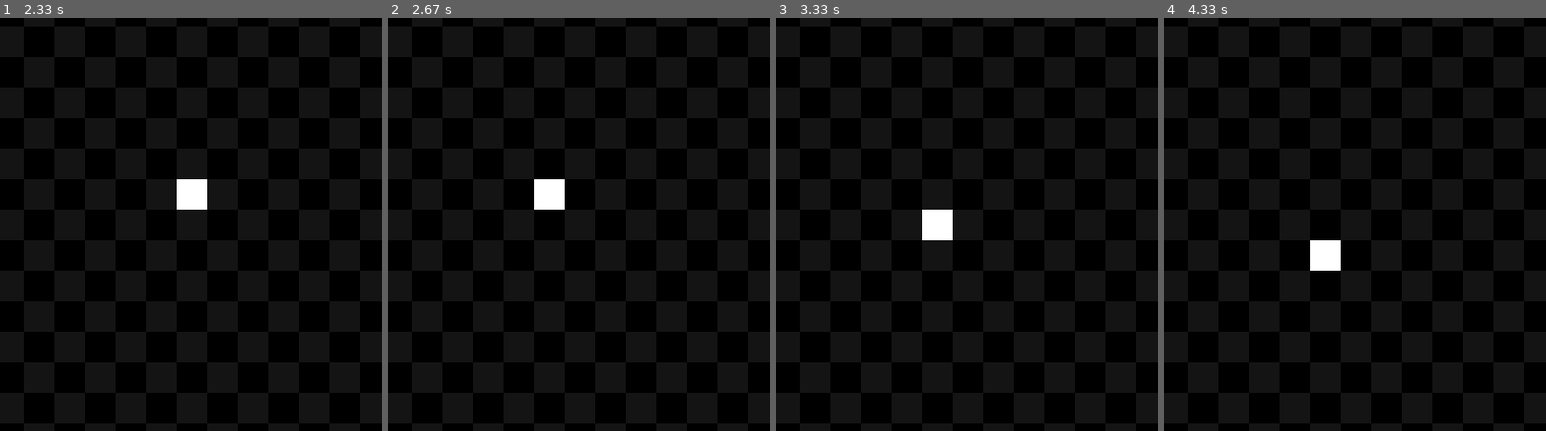
Above: before the commit, frames 1-4 (left to right).
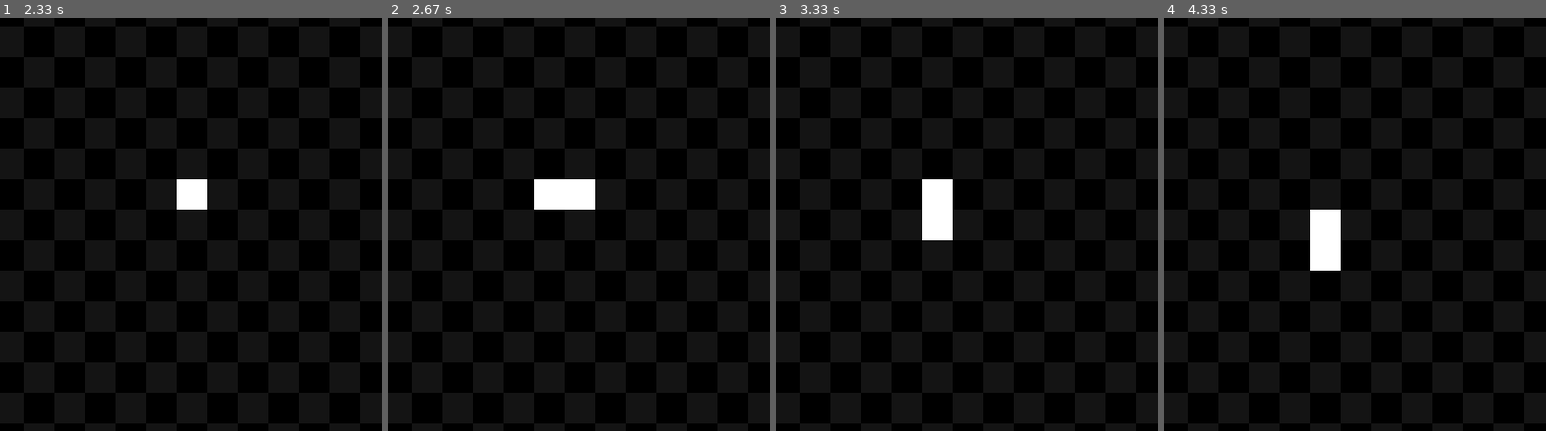
Above: after the commit, the same moments.

Repository: johan-l-r/pygame_snake
Game: pygame game, started from main.py
The game is run twice, just before and just after one commit, with the same random seed, the same clock (stepped at 60 frames per second) and the same inputs.
Inputs:
- Up to frame 1 (2.33 s): tap W at 0.33, 1.5 s; hold Right 0.67-1.13 s
- Up to frame 2 (2.67 s): hold Left from 2.33 s (still down)
- Up to frame 3 (3.33 s): release Left at 2.87 s; tap S at 3.23 s
- Up to frame 4 (4.33 s): no input
The pictures show only the part of the screen within x 29-79%, y 18-68%; the shares and areas given below are measured in that part.

Frame 1 is identical in both runs. In frame 2, 0.6% of the frame differs, in the area x 46-55%, y 39-47%; in frame 3, 0.6%; in frame 4, 0.6%.

Commit message:
feat: add body movement
now when the snake's head eats an apple a new part is inserted following the previous head position

Diff:
--- a/main.py
+++ b/main.py
@@ -29,6 +29,9 @@
 window = pg.display.set_mode((WINDOW_WIDTH, WINDOW_HEIGHT))
 
 snake_head = pg.Rect(snake_x_pos, snake_y_pos, CELL_SIZE, CELL_SIZE)
+
+snake_body = [snake_head]
+
 apple = pg.Rect(
   random.randint(0, MAX_CELLS) * CELL_SIZE,
   random.randint(0, MAX_CELLS) * CELL_SIZE,
@@ -75,11 +78,16 @@
   move_timer += 0.1
 
   if move_timer >= move_time:
+    for i in range(0, len(snake_body) - 1, 1):
+      snake_body[i].x = snake_body[i + 1].x
+      snake_body[i].y = snake_body[i + 1].y
+
     snake_head.x += int(movement_direction[0] * CELL_SIZE)
     snake_head.y += int(movement_direction[1] * CELL_SIZE)
 
     move_timer = 0
 
+  # apple collision
   if snake_head.colliderect(apple):
     move_time -= 0.01
 
@@ -87,13 +95,16 @@
     apple.y = int(random.randint(0, MAX_CELLS - 1) * CELL_SIZE)
 
     score += 1
+    snake_body.insert(0, pg.Rect(snake_body[-1].x, snake_body[-1].y, CELL_SIZE, CELL_SIZE))
 
     score_surface.fill((0, 0, 0))
     font_surface = font.render("Score: " + str(score), True, (255, 255, 255))
 
   # draw game
   draw_grid()
-  pg.draw.rect(window, (255, 255, 255), snake_head)
+  for part in snake_body:
+    pg.draw.rect(window, (255, 255, 255), part)
+
   pg.draw.rect(window, (255, 0, 0), apple)
   window.blit(score_surface, (0, 0))
   score_surface.blit(font_surface, (
